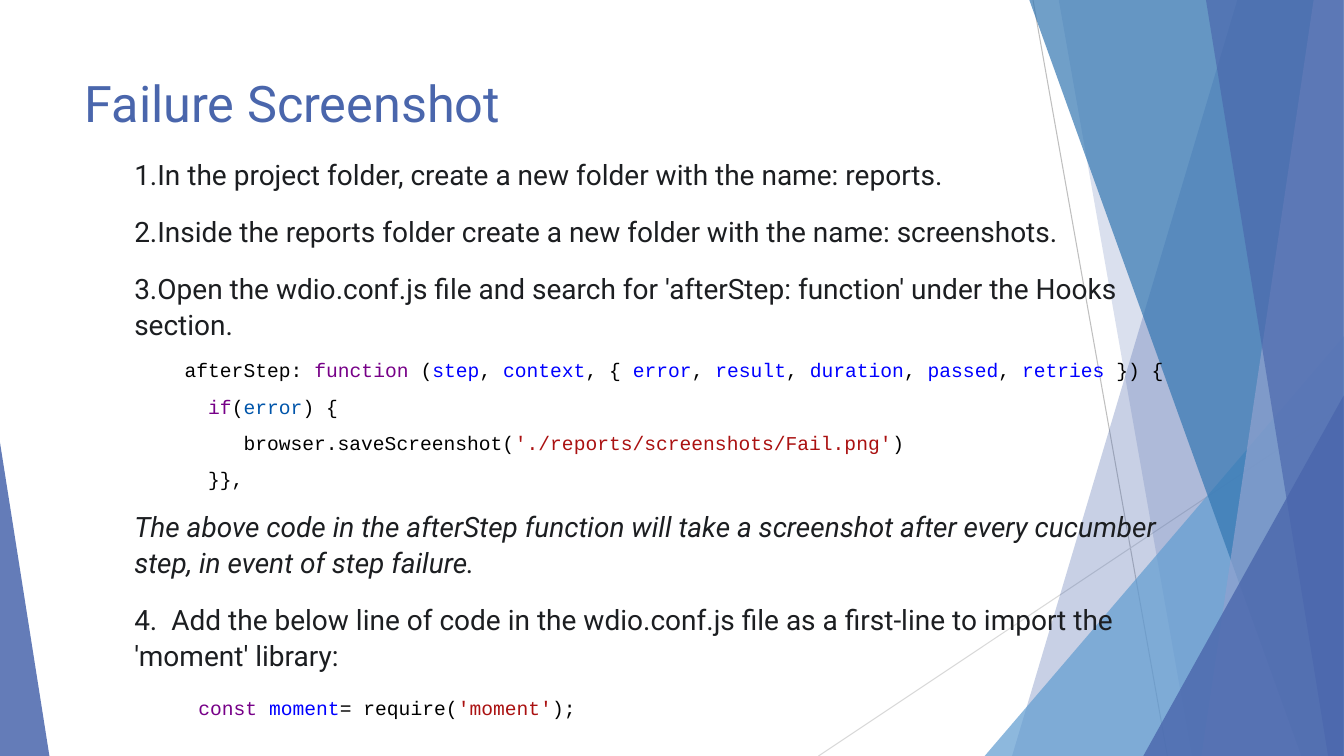
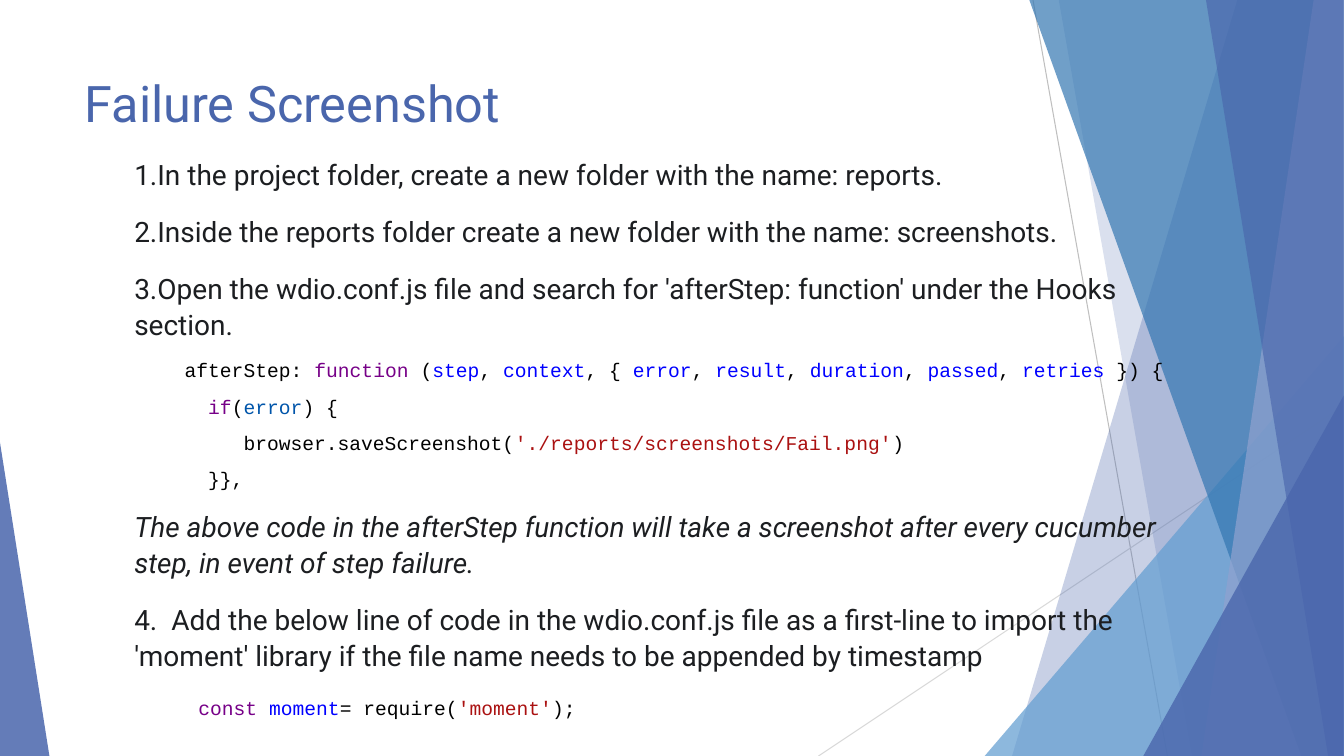
Before and after one commit to reshu-testonics/WebdriverIO, a slide deck: slide 26 of WebdriverIO.pptx (slide 25 before the commit). Drawn at 1344x756 pixels with LibreOffice and Linux fonts; fonts in the diff are those of the drawing. Boxes give left, top, right and bottom in pixels: in the first picture for what was removed or moved away, otherwise in the second. Text is boxed around its words. In the diff, an @@ line names an element or a change of style, - is before the commit and + after.

```diff
--- a/WebdriverIO.pptx
+++ b/WebdriverIO.pptx
@@ text at [134, 604, 1112, 672]: text changed @@
-4. Add the below line of code in the wdio.conf.js file as a first-line to import the 'moment' library:
+4. Add the below line of code in the wdio.conf.js file as a first-line to import the 'moment' library if the file name needs to be appended by timestamp
```
Also in this commit, not shown: 7 other slides changed, 2 slides added.
